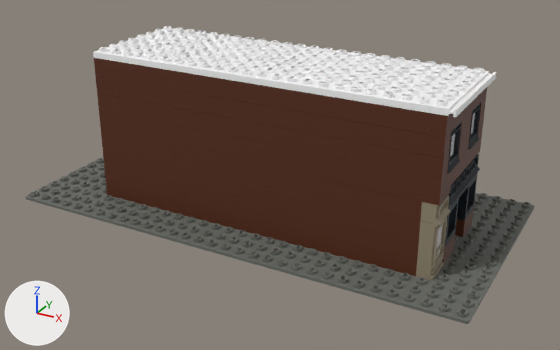
An edit to the COLLADA model The Coop.dae, drawn before and after from the same camera.
Rendered twice from a 50 mm camera at (12.3, -34.3, 18.9) aimed at (-6.2, -0.7, 2.2). Arrows for +X, +Y and +Z are at lower left; the lights stay in place.

The first picture shows 'Node', 'Node.1029', 'Node.1038', 'Node.1093', 'Node.1115', 'Node.1153', 'Node.1282', 'Node.516', 'Node.525', 'Node.528', 'Node.558', 'Node.660', 'Node.728', 'Node.797', 'Node.807', 'Node.809', 'Node.811', 'Node.813', 'Node.815', 'Node.817', 'Node.900', 'Node.913', 'Node.914', 'Node.950'.
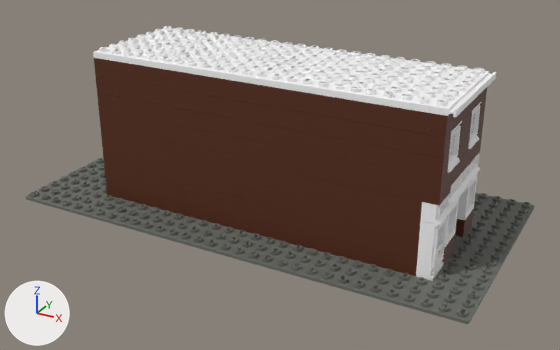
Patch to the scene script:
```diff
--- a/The Coop.dae.py
+++ b/The Coop.dae.py
@@ me_part_33ac01_dot_dat @@
 me_part_33ac01_dot_dat.from_pydata(...)  # 278 vertices, 472 faces; spans x -0.8..0.8, y -0.4..0.4, z -0.16..2.88
 # used by ob_node_516; parent = ob_inner_node_the__coop_dot_io_2; location = (3.2, -3.2, -3.036); rotation_euler = (0.0, 0.0, 1.571), in degrees (0, 0, 90); scale = (0.994, 0.988, 0.997)
+# me_part_33ac01_dot_dat part 1: all 396 faces that had it switch from mat_solid_dark_tan (brown #948972) to mat_solid_white (white #fefefe)
 me_part_33ac01_dot_dat.materials.append(mat_trans_clear)
@@ me_part_3081ac01_dot_dat @@
 me_part_3081ac01_dot_dat.from_pydata(...)  # 205 vertices, 370 faces; spans x -0.8..0.8, y -0.5..0.4, z -0.16..1.92
 # used by ob_node_525; parent = ob_inner_node_the__coop_dot_io_5; location = (3.201, 0.8, -7.196); rotation_euler = (0.0, 0.0, 1.571), in degrees (0, 0, 90); scale = (0.994, 0.989, 0.995)
+# me_part_3081ac01_dot_dat part 2: all 294 faces that had it switch from mat_solid_black (black #04121c) to mat_solid_white (white #fefefe)
 me_part_3081ac01_dot_dat.materials.append(mat_trans_clear)
@@ me_part_27ac01_dot_dat @@
 me_part_27ac01_dot_dat.from_pydata(...)  # 201 vertices, 362 faces; spans x -0.8..0.8, y -0.5..0.4, z -0.16..0.96
 # used by ob_node_797; parent = ob_inner_node_the__coop_dot_io_44; location = (3.201, -3.2, -3.996); rotation_euler = (0.0, 0.0, 1.571), in degrees (0, 0, 90); scale = (0.994, 0.989, 0.991)
+# me_part_27ac01_dot_dat part 3: all 286 faces that had it switch from mat_solid_dark_tan (brown #948972) to mat_solid_white (white #fefefe)
 me_part_27ac01_dot_dat.materials.append(mat_trans_clear)
@@ me_part_3087ac01_dot_dat @@
 me_part_3087ac01_dot_dat.from_pydata(...)  # 77 vertices, 136 faces; spans x -0.4..0.4, y -0.5..0.4, z -0.16..0.96
 # used by ob_node_807; parent = ob_inner_node_the__coop_dot_io_46; location = (3.201, -2.0, -4.316); rotation_euler = (0.0, 0.0, 1.571), in degrees (0, 0, 90); scale = (0.988, 0.989, 0.991)
+# me_part_3087ac01_dot_dat part 4: all 124 faces that had it switch from mat_solid_black (black #04121c) to mat_solid_white (white #fefefe)
 me_part_3087ac01_dot_dat.materials.append(mat_trans_clear)
@@ me_part_60592c01_dot_dat @@
 # used by ob_node_913; parent = ob_inner_node_the__coop_dot_io_65; location = (3.2, 1.6, -3.036); rotation_euler = (0.0, 0.0, -1.571), in degrees (0, 0, -90); scale = (0.994, 0.988, 0.995)
-me_part_60592c01_dot_dat.from_pydata(...)  # 394 vertices, 678 faces; spans x -0.8..0.8, y -0.4..0.4, z -0.16..1.92
+me_part_60592c01_dot_dat.from_pydata(...)  # 395 vertices, 678 faces; spans x -0.8..0.8, y -0.4..0.4, z -0.16..1.92
+# me_part_60592c01_dot_dat part 5: 567 faces spanning x -0.8..0.8, y -0.4..0.4, z -0.16..1.92 switch from mat_solid_black (black #04121c) to mat_solid_white (white #fefefe)
 me_part_60592c01_dot_dat.materials.append(mat_trans_clear)
```

Boxes [x1, y1, x2, y2] around the edits, measured in the pictures (560 x 350 px):
part 1 of me_part_33ac01_dot_dat, recoloured (brown to white)
    both: [416, 217, 447, 281]
part 2 of me_part_3081ac01_dot_dat, recoloured (black to white)
    both: [447, 101, 482, 173]
part 3 of me_part_27ac01_dot_dat, recoloured (brown to white)
    both: [421, 195, 451, 225]
part 4 of me_part_3087ac01_dot_dat, recoloured (black to white)
    both: [448, 154, 480, 205]
part 5 of me_part_60592c01_dot_dat, recoloured (black to white)
    both: [445, 176, 477, 247]
